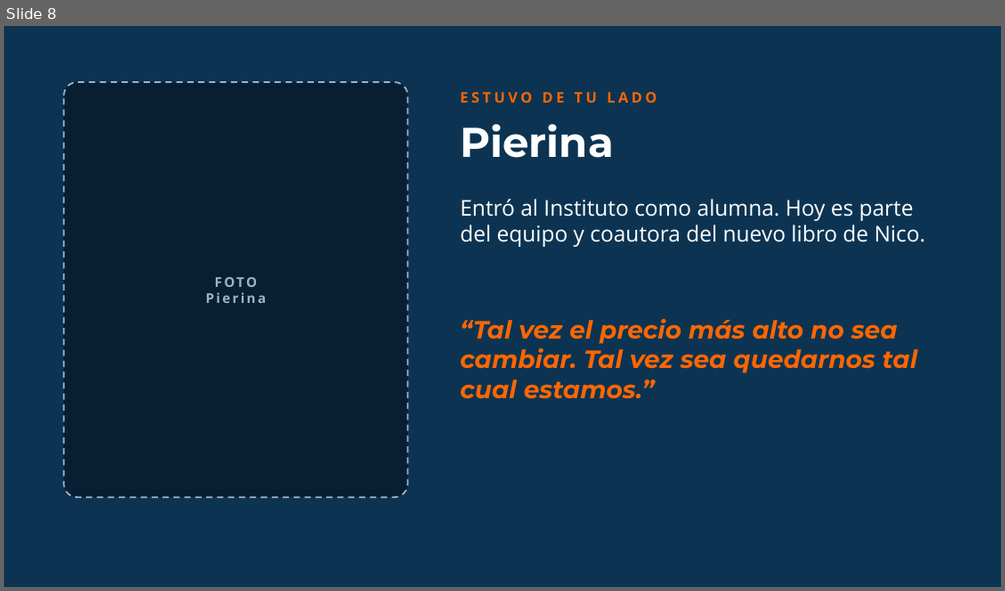
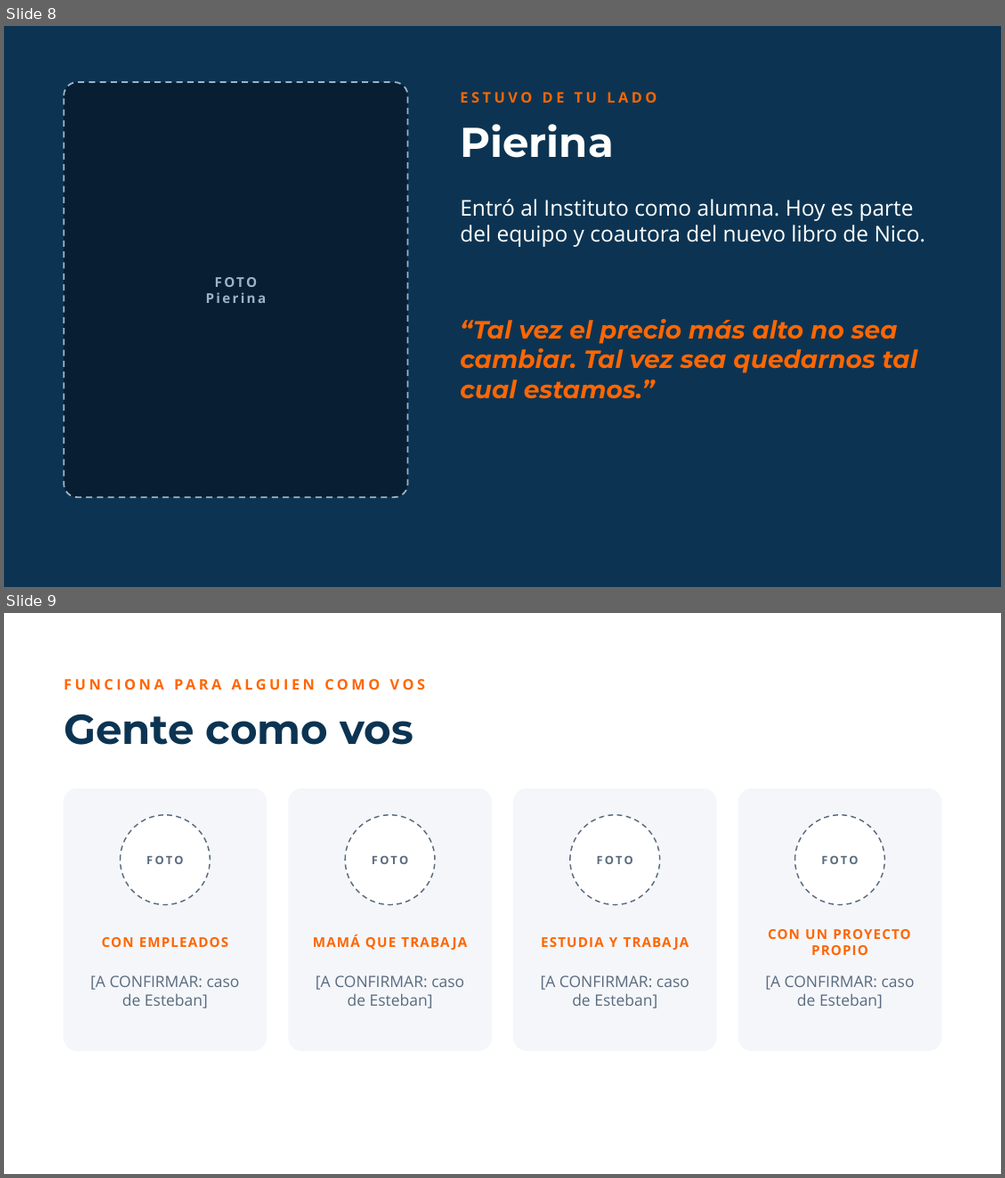
Before and after one commit to rolandopaypal9823/detodo, a slide deck: landing-siempre-on/masterclass-27-octubre/pitch-comunidad-productiva.pptx. Shown one above the other, each under a label of ours: slide 8 before the commit, slides 8 and 9 after it. The pictures are 1005x591 and 1005x1178 pixels, drawn with LibreOffice and Linux fonts; fonts in the diff are those of the drawing; background and template pictures are left out. Boxes give left, top, right and bottom in pixels: in the first picture for what was removed or moved away, otherwise in the second. Text is boxed around its words. In the diff, an @@ line names an element or a change of style, - is before the commit and + after.

```diff
--- a/landing-siempre-on/masterclass-27-octubre/pitch-comunidad-productiva.pptx
+++ b/landing-siempre-on/masterclass-27-octubre/pitch-comunidad-productiva.pptx
@@ slide 9 added at [4, 613, 1001, 1174], background #FFFFFF @@
@@ text added at [174, 679, 425, 690], 14 pt, text #FF6602, bold @@
+FUNCIONA PARA ALGUIEN COMO VOS
@@ title added at [64, 714, 413, 745], 40 pt, text #0C3452, bold @@
+Gente como vos
@@ rounded rectangle added at [64, 788, 267, 1051], fill #F4F6FA, outline #F4F6FA 1 pt @@
@@ rounded rectangle added at [289, 788, 492, 1051], fill #F4F6FA, outline #F4F6FA 1 pt @@
@@ rounded rectangle added at [514, 788, 717, 1051], fill #F4F6FA, outline #F4F6FA 1 pt @@
@@ rounded rectangle added at [738, 788, 941, 1051], fill #F4F6FA, outline #F4F6FA 1 pt @@
@@ ellipse added at [120, 815, 210, 905], fill #FFFFFF, outline #5A6B7E 1.25 pt dashed @@
@@ ellipse added at [345, 815, 435, 905], fill #FFFFFF, outline #5A6B7E 1.25 pt dashed @@
@@ ellipse added at [570, 815, 660, 905], fill #FFFFFF, outline #5A6B7E 1.25 pt dashed @@
@@ ellipse added at [795, 815, 885, 905], fill #FFFFFF, outline #5A6B7E 1.25 pt dashed @@
@@ text added at [146, 855, 183, 864], 11 pt, text #5A6B7E, bold @@
+FOTO
@@ text added at [372, 855, 408, 864], 11 pt, text #5A6B7E, bold @@
+FOTO
@@ text added at [597, 855, 633, 864], 11 pt, text #5A6B7E, bold @@
+FOTO
@@ text added at [821, 855, 858, 864], 11 pt, text #5A6B7E, bold @@
+FOTO
@@ text added at [768, 929, 910, 955], 13 pt, text #FF6602, bold @@
+CON UN PROYECTO PROPIO
@@ text added at [102, 937, 228, 947], 13 pt, text #FF6602, bold @@
+CON EMPLEADOS
@@ text added at [313, 934, 396, 949], 13 pt, text #FF6602, bold @@
+MAMÁ QUE TRABAJA
@@ text added at [541, 937, 617, 947], 13 pt, text #FF6602, bold @@
+ESTUDIA Y TRABAJA
@@ text added at [90, 975, 240, 1008], 15 pt, text #5A6B7E @@
+[A CONFIRMAR: caso de Esteban]
@@ text added at [316, 975, 464, 1008], 15 pt, text #5A6B7E @@
+[A CONFIRMAR: caso de Esteban]
@@ text added at [541, 975, 689, 1008], 15 pt, text #5A6B7E @@
+[A CONFIRMAR: caso de Esteban]
@@ text added at [765, 975, 914, 1008], 15 pt, text #5A6B7E @@
+[A CONFIRMAR: caso de Esteban]
```
Also in this commit, not shown: 7 slides changed, 7 other slides added, 5 slides removed.
